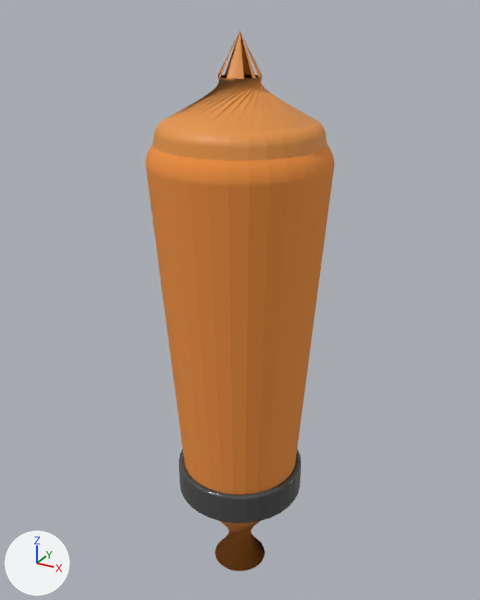
An edit to the FBX model Assets/Assets/Asset BG/torch.fbx, drawn before and after from the same camera.
One viewpoint serves both versions: a camera (50 mm lens) standing at (3.43, -6.23, 4.34) and looking at (-0.08, 0.15, 1.15). Every picture has the same lights, and +X, +Y and +Z are marked at lower left. Vertices at the same position are counted once.

Script lines for the objects in view, before the commit:
```python
me_cylinder_004 = bpy.data.meshes.new('Cylinder.004')
me_cylinder_004.from_pydata(...)  # 1702 vertices, 1685 faces; spans x -1.0..1.0, y -1.0..1.0, z -2.61..4.14
# faces by material slot: [449, 800, 436]
me_cylinder_004.materials.append(mat_material_002)  # orange #ee903e
me_cylinder_004.materials.append(mat_material_003)  # dark grey #4b4b4b
me_cylinder_004.materials.append(mat_material_004)  # orange #e79444
ob_cylinder = bpy.data.objects.new('Cylinder', me_cylinder_004)
ob_cylinder.location = (0.0, 0.0, 0.0)
```
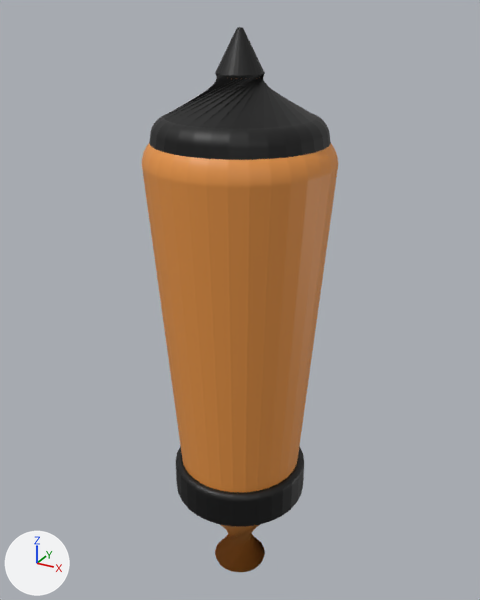
Boxes [x1, y1, x2, y2] around the edits, measured in the pictures (480 x 600 px):
'Cylinder', reshaped: before [146, 32, 334, 571]; after [142, 27, 338, 572]
part 1 of me_cylinder_004, added: after [142, 27, 338, 572]

What the commit changed:
Material 'Material.005' (mat_material_005) is new.
Its base color is (0.0, 0.0, 0.0) (black #000000).
me_cylinder_004 is used by ob_cylinder; location (0.0, 0.0, 0.0).
me_cylinder_004 had 1702 vertices, 1685 faces and spanned x -1.0..1.0, y -1.0..1.0, z -2.61..4.14.
me_cylinder_004 now has 3430 vertices, 3383 faces and spans x -1.04..1.04, y -1.04..1.04, z -2.64..4.17.
me_cylinder_004 part 1: a new loose piece of 1728 vertices spanning x -1.04..1.04, y -1.04..1.04, z -2.64..4.17.
me_cylinder_004 now uses material mat_material_005 (black #000000).
